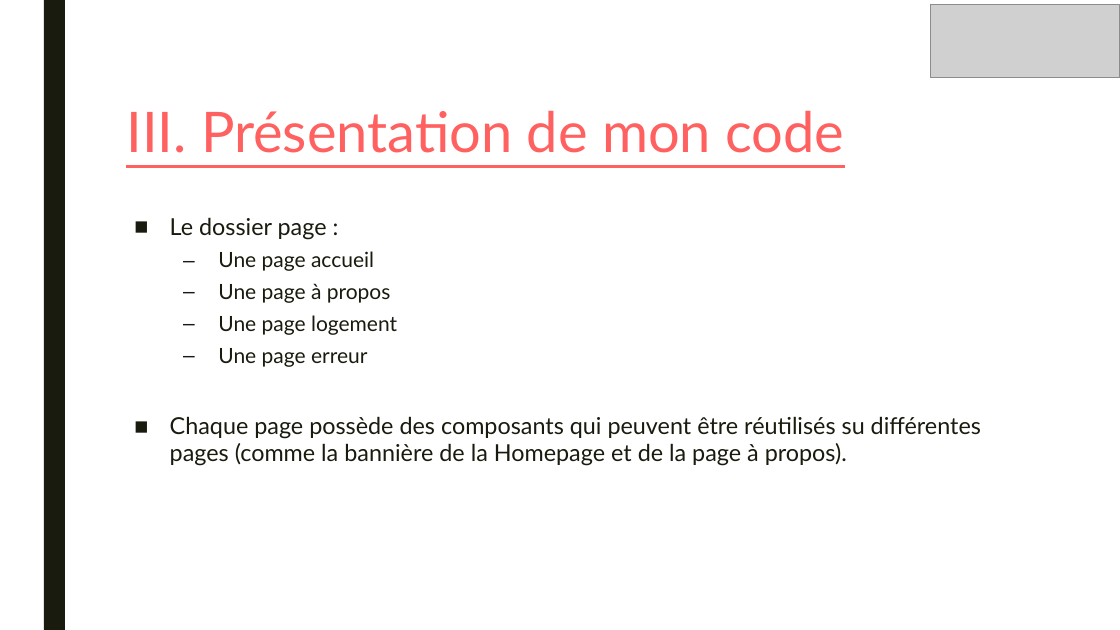
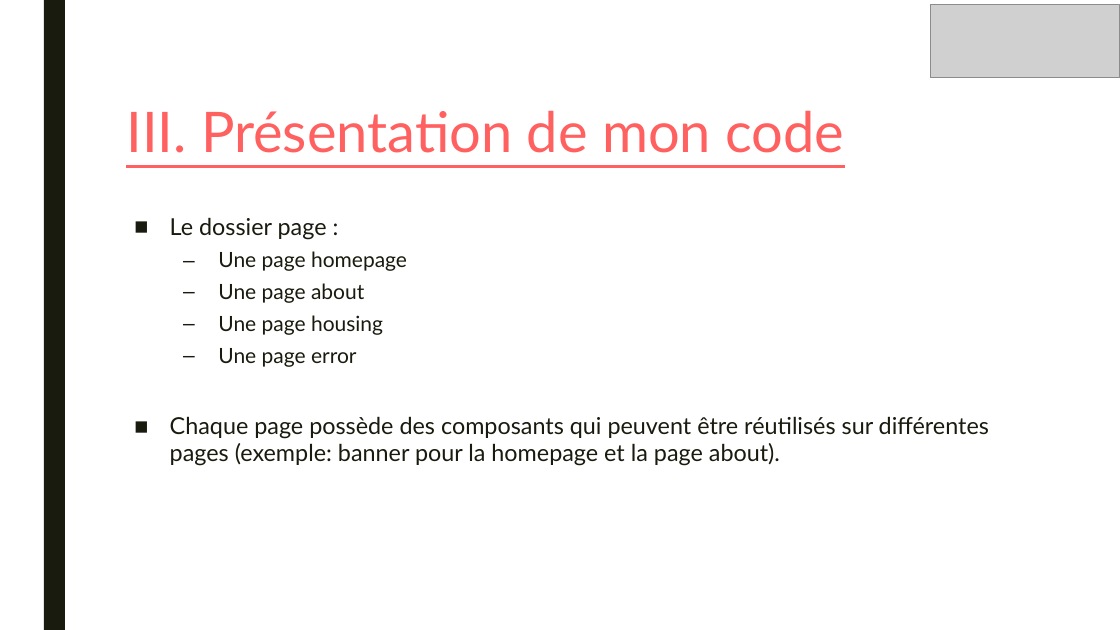
Before and after one commit to mathc28/Kasa, a slide deck: slide 11 of Soutenance/PrésentationP8.pptx. Drawn at 1120x630 pixels with LibreOffice and Linux fonts; fonts in the diff are those of the drawing; grey boxes stand for pictures. Boxes give left, top, right and bottom in pixels: in the first picture for what was removed or moved away, otherwise in the second. Text is boxed around its words. In the diff, an @@ line names an element or a change of style, - is before the commit and + after.

```diff
--- a/Soutenance/PrésentationP8.pptx
+++ b/Soutenance/PrésentationP8.pptx
@@ text at (170,251,989,466): text changed @@
-  – Une page accueil
-  – Une page à propos
-  – Une page logement
-  – Une page erreur
-■ Chaque page possède des composants qui peuvent être réutilisés su différentes pages (comme la bannière de la Homepage et de la page à propos).
+  – Une page homepage
+  – Une page about
+  – Une page housing
+  – Une page error
+■ Chaque page possède des composants qui peuvent être réutilisés sur différentes pages (exemple: banner pour la homepage et la page about).
```
Also in this commit, not shown: 6 other slides changed, 21 other files.
